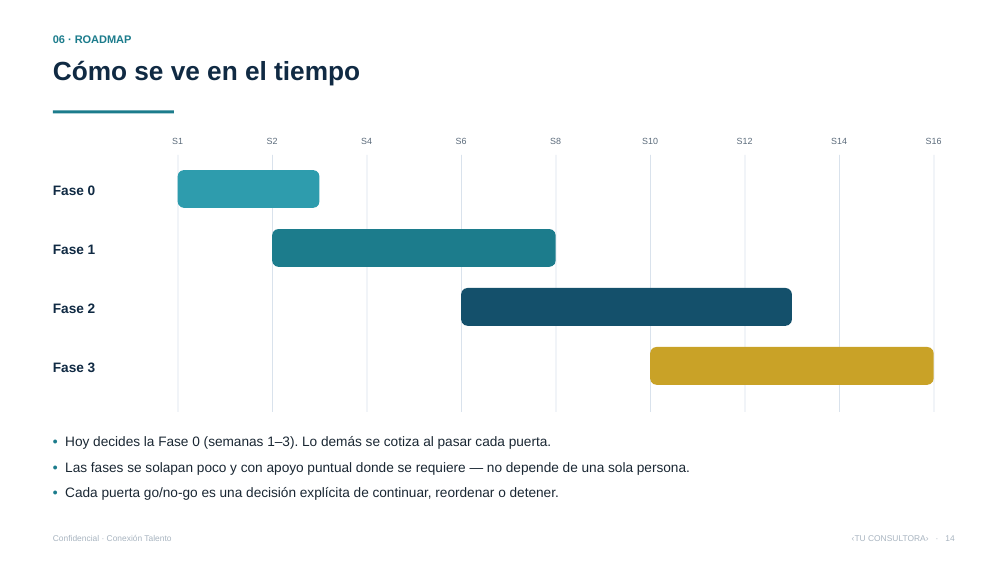
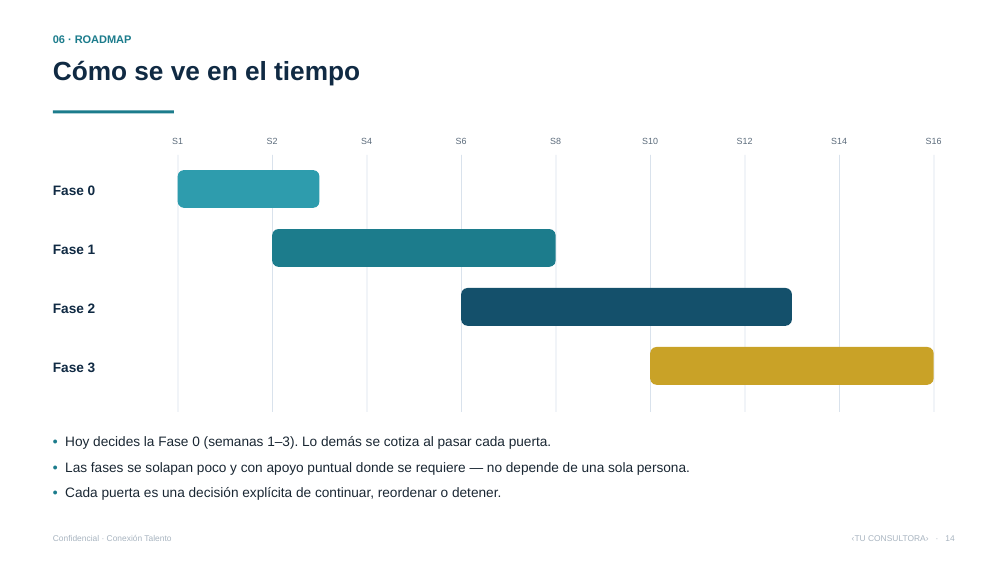
Before and after one commit to vverlaine/conexion-talento-ia, a slide deck: slide 14 of 04-propuesta/Presentacion-Conexion-Talento.pptx. Drawn at 1008x567 pixels with LibreOffice and Linux fonts; fonts in the diff are those of the drawing. Boxes give left, top, right and bottom in pixels: in the first picture for what was removed or moved away, otherwise in the second. Text is boxed around its words. In the diff, an @@ line names an element or a change of style, - is before the commit and + after.

```diff
--- a/04-propuesta/Presentacion-Conexion-Talento.pptx
+++ b/04-propuesta/Presentacion-Conexion-Talento.pptx
@@ text at [65, 487, 501, 500]: text changed @@
-• Cada puerta go/no-go es una decisión explícita de continuar, reordenar o detener.
+• Cada puerta es una decisión explícita de continuar, reordenar o detener.
```
Also in this commit, not shown: 13 other slides changed, 19 other files.
